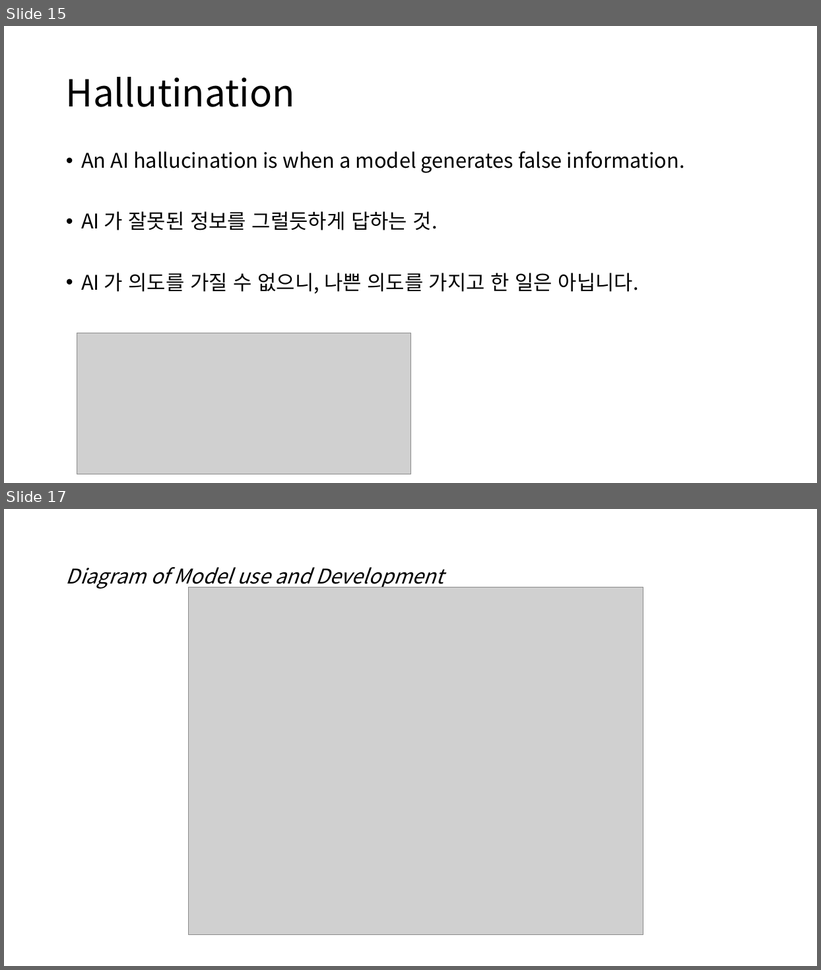
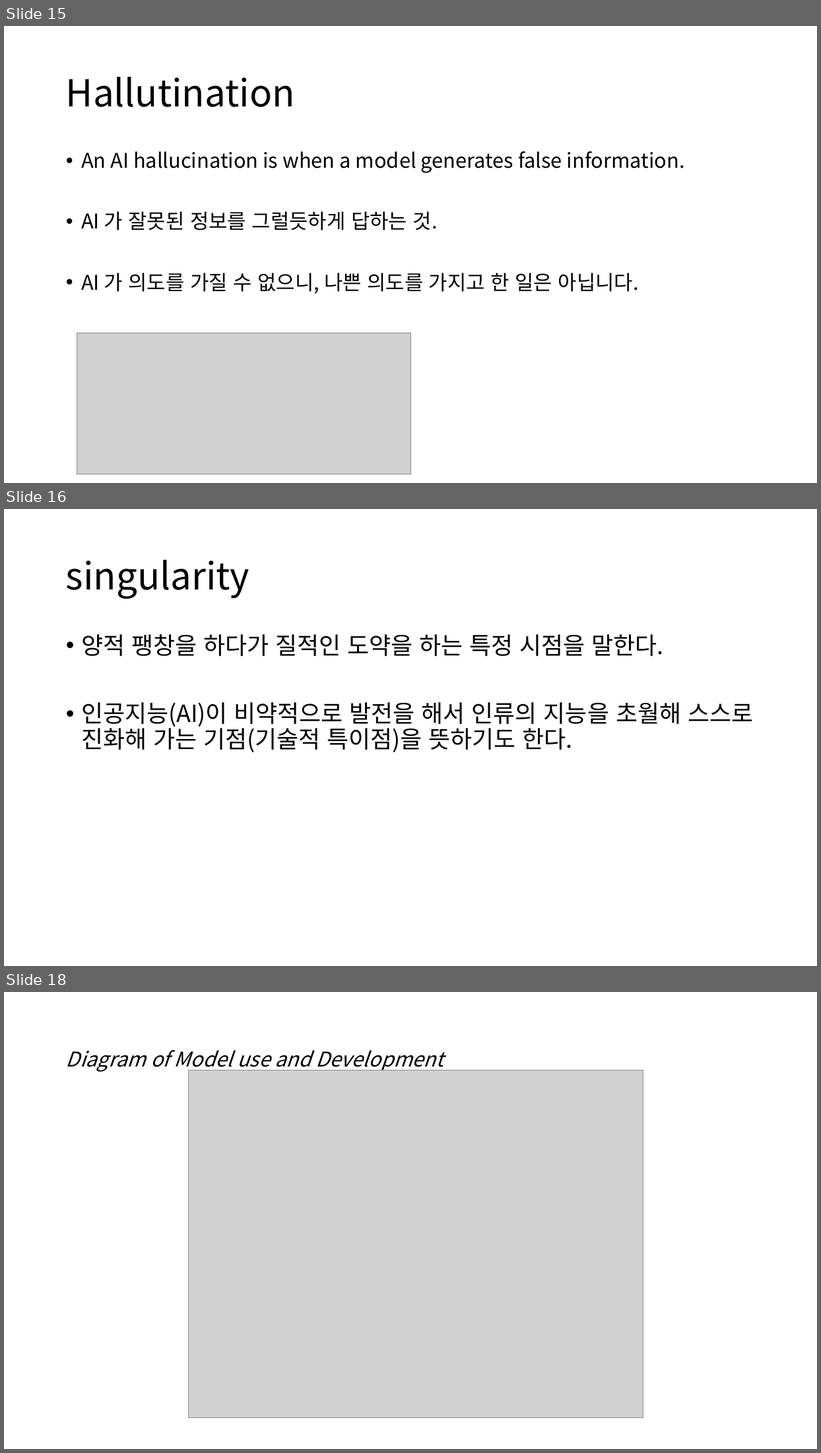
Before and after one commit to MigoJJ/AI_2023.07, a slide deck: AI_01_Introduction_A_terminology.pptx. Shown one above the other, each under a label of ours: slides 15 and 17 before the commit, slides 15, 16 and 18 after it; the slides between them are not shown. The pictures are 821x970 and 821x1453 pixels, drawn with LibreOffice and Linux fonts; fonts in the diff are those of the drawing; grey boxes stand for pictures. Boxes give left, top, right and bottom in pixels: in the first picture for what was removed or moved away, otherwise in the second. Text is boxed around its words. In the diff, an @@ line names an element or a change of style, - is before the commit and + after.

```diff
--- a/AI_01_Introduction_A_terminology.pptx
+++ b/AI_01_Introduction_A_terminology.pptx
@@ slide 16 added at bbox=[4, 509, 817, 966], background #FFFFFF @@
@@ title added at bbox=[66, 560, 250, 599], 44 pt, text #000000 @@
+singularity
@@ text added at bbox=[81, 634, 753, 753], 28 pt, text #000000 @@
+• 양적 팽창을 하다가 질적인 도약을 하는 특정 시점을 말한다.
+• 인공지능(AI)이 비약적으로 발전을 해서 인류의 지능을 초월해 스스로 진화해 가는 기점(기술적 특이점)을 뜻하기도 한다.
@@ what was slide 17 is now slide 18 @@
```
Also in this commit, not shown: 1 slide changed, 3 other files.
